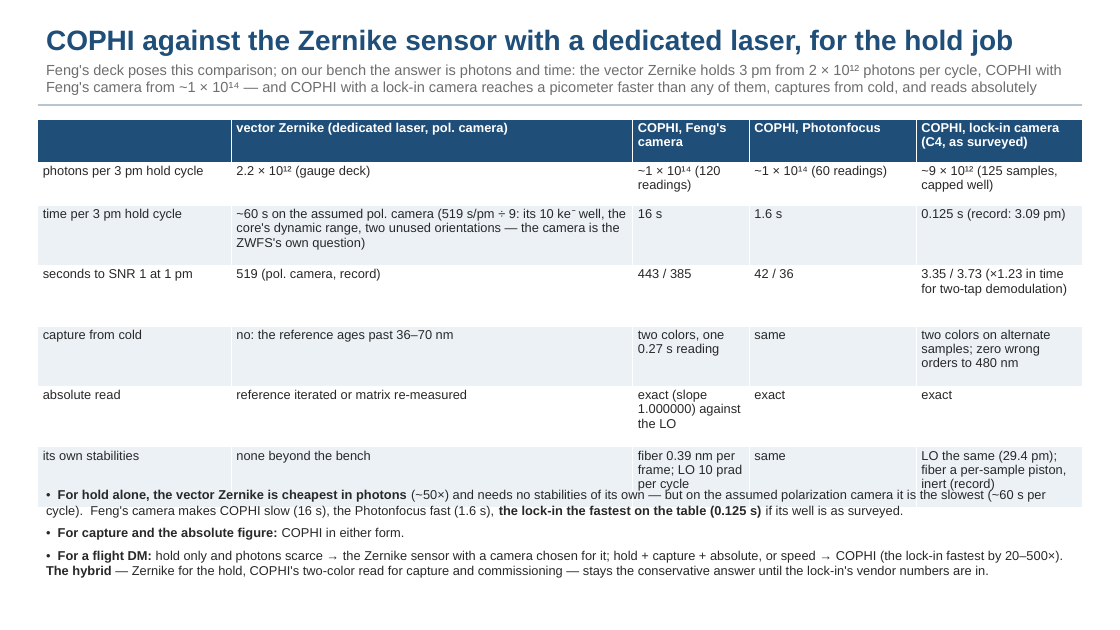
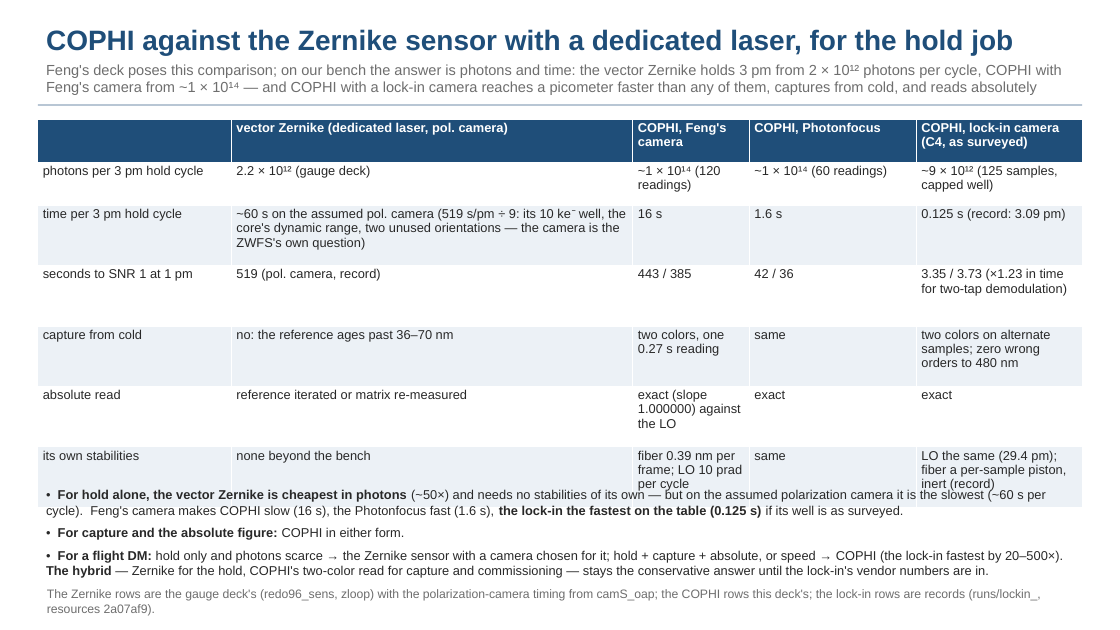
Before and after one commit to nasa-jpl/macos, a slide deck: slide 20 of demo_session/deck_cophi.pptx. Drawn at 1120x630 pixels with LibreOffice and Linux fonts; fonts in the diff are those of the drawing. Boxes give left, top, right and bottom in pixels: in the first picture for what was removed or moved away, otherwise in the second. Text is boxed around its words. In the diff, an @@ line names an element or a change of style, - is before the commit and + after.

```diff
--- a/demo_session/deck_cophi.pptx
+++ b/demo_session/deck_cophi.pptx
@@ text added at bbox=[47, 589, 1041, 616], 10.5 pt, text #6E6E6E @@
+The Zernike rows are the gauge deck's (redo96_sens, zloop) with the polarization-camera timing from camS_oap; the COPHI rows this deck's; the lock-in rows are records (runs/lockin_, resources 2a07af9).
```
Also in this commit, not shown: 5 other slides changed, 5 other files.
